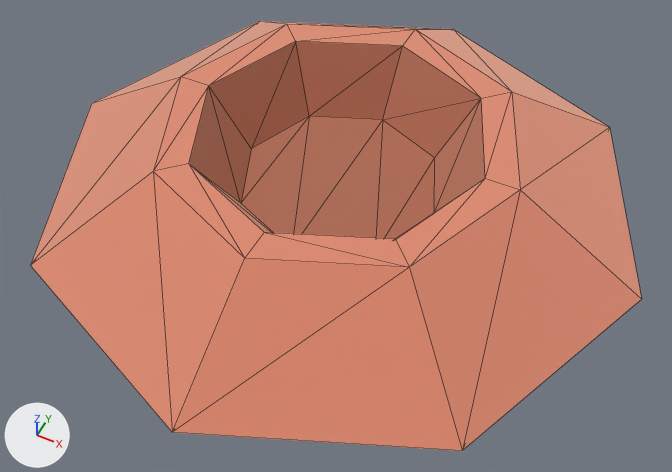
The glTF model island-race/import/kenney-space-kit/craterLarge.glb as it was, and as the next commit left it.
Before and after are seen from a camera (50 mm lens) standing at (2.422, -2.357, 0.97) and looking at (2.03, -1.572, -0.01). Arrows for +X, +Y and +Z are at lower left; the lights stay in place. The first picture is the older version. Mesh edges are drawn as thin lines. Where no turn or scale is listed for an object, it has been applied to the vertices. Vertices at exactly the same position are counted once.

Before the edit, the objects in view are built like this:
```python
me_mesh_craterlarge = bpy.data.meshes.new('Mesh craterLarge')
me_mesh_craterlarge.from_pydata(...)  # 32 vertices, 60 faces; spans x -0.443..0.443, y -0.443..0.443, z 0.0..0.12
# faces by material slot: [22, 38]
me_mesh_craterlarge.materials.append(mat_rockdark)  # beige #daa48c
me_mesh_craterlarge.materials.append(mat_rock)  # beige #f5bfa7
ob_craterlarge = bpy.data.objects.new('craterLarge', me_mesh_craterlarge)
ob_craterlarge.location = (2.0, -1.5, 0.0)
```
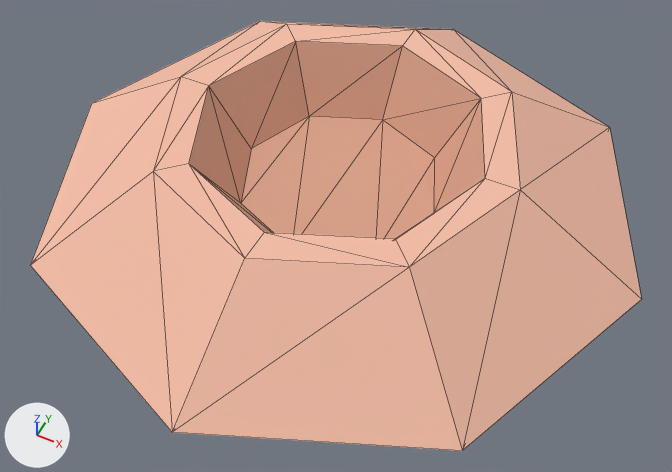
Pixel boxes (x1, y1, x2, y2) of what changed, in the pictures (672 x 472 px):
'craterLarge', recoloured, surface changed (lighter): (31, 21, 641, 451) in both
part 1 of me_mesh_craterlarge, recoloured (lighter): (189, 41, 485, 239) in both
part 2 of me_mesh_craterlarge, recoloured: (31, 21, 641, 451) in both
part 3 of me_mesh_craterlarge, surface changed (lighter): (31, 21, 641, 451) in both

What the commit changed:
Picture 'Image_0' (img_image_0) is new.
Material 'palette' (mat_palette) is new.
Its texture is img_image_0.
Its roughness is 1.0.
me_mesh_craterlarge has 32 vertices, 60 faces and spans x -0.443..0.443, y -0.443..0.443, z 0.0..0.12.
me_mesh_craterlarge is used by ob_craterlarge; location (2.0, -1.5, 0.0).
me_mesh_craterlarge part 1: all 22 faces that had it switch from mat_rockdark (beige #daa48c) to mat_palette (picture img_image_0).
me_mesh_craterlarge part 2: all 38 faces that had it switch from mat_rock (beige #f5bfa7) to mat_palette (picture img_image_0).
me_mesh_craterlarge part 3: texture (UV) coordinates of 60 of 60 faces, centred in x -0.357..0.357, y -0.313..0.313, z 0.0..0.12, changed; they spanned u -17.44..17.44, v -17.44..17.44 and now span u 0.25..0.75, v 0.5..0.5.
Object 'tmpParent' (ob_tmpparent) is deleted.
